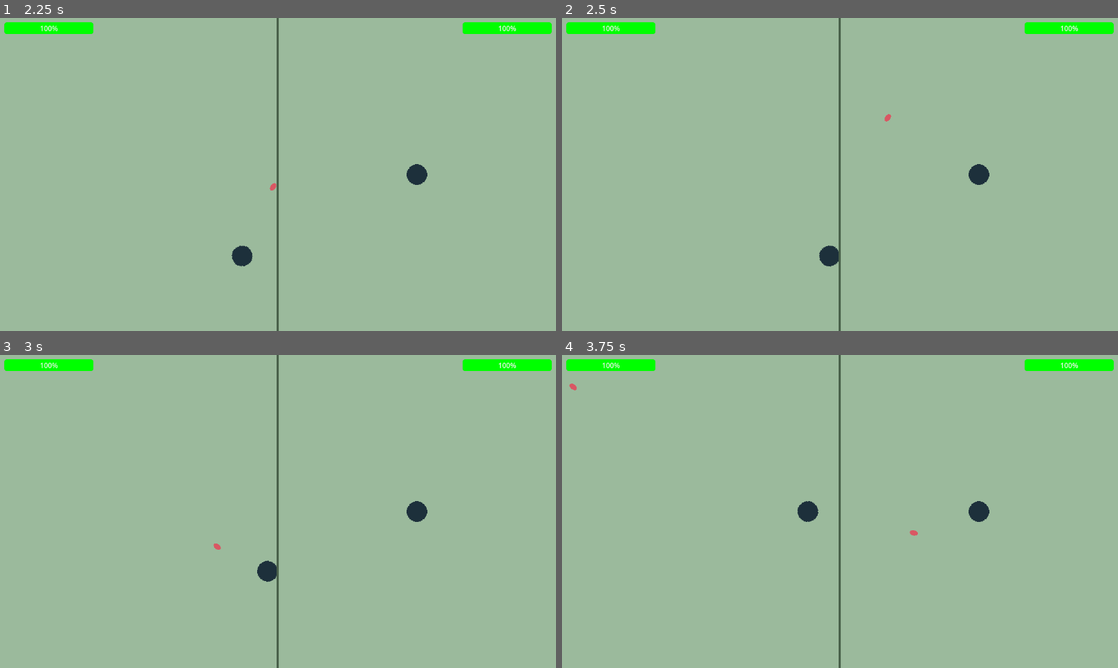
Above: before the commit, frames 1-4 (two rows, left to right).
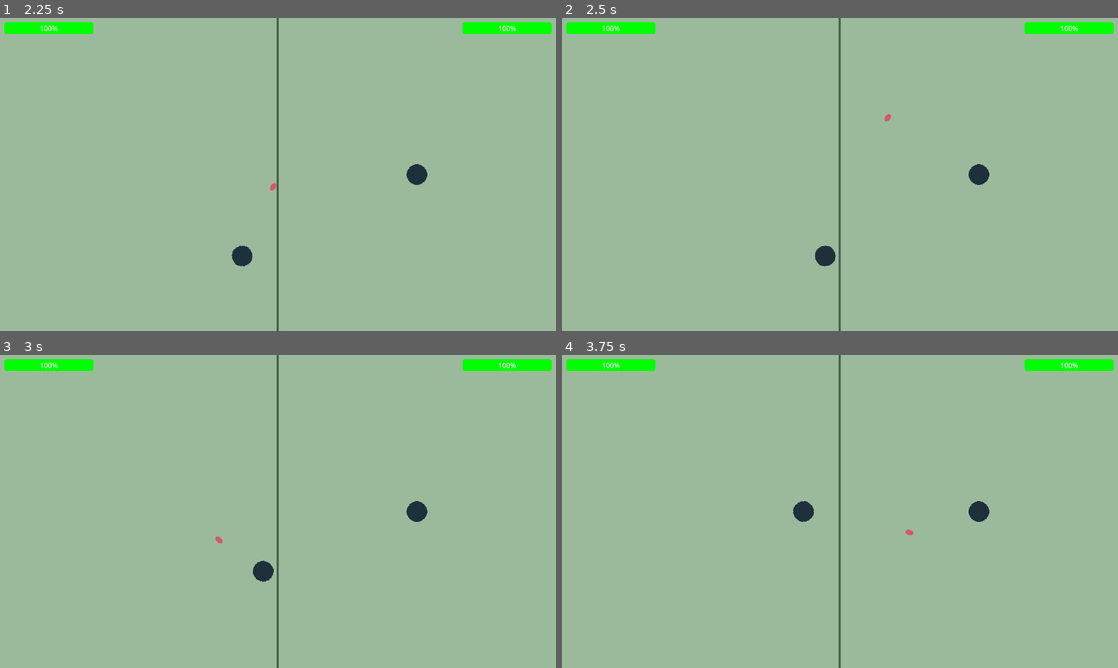
Above: after the commit, the same moments.

Repository: ryan-holdstock-04/online-shooter
Game: Godot game, scene res://scenes/main.tscn
Same seed, same stepped clock (60 frames per second), same inputs: the game is played once before the commit and once after it.
Inputs (mouse positions are in pixels of both pictures, inside the frame that each line leads up to):
- Up to frame 1 (2.25 s): tap Enter at 0.5 s; move the mouse to (400, 158) at 0.52 s; press the mouse at (400, 158) at 0.53 s; hold D (right) 0.53-1.28 s; move the mouse to (166, 190) at 1.27 s; release the mouse at (166, 190) at 1.28 s; hold S (down) 1.28-2.03 s; click (166, 190) at 1.35 s; move the mouse to (333, 105) at 2.02 s; press the mouse at (333, 105) at 2.03 s; hold D (right) from 2.03 s (still down)
- Up to frame 2 (2.5 s): keep holding D (right)
- Up to frame 3 (3 s): move the mouse to (250, 574) at 2.77 s; release D (right) at 2.78 s; release the mouse at (250, 574) at 2.78 s; hold W (up) from 2.78 s (still down); click (250, 574) at 2.85 s
- Up to frame 4 (3.75 s): move the mouse to (1006, 558) at 3.52 s; release W (up) at 3.53 s; press the mouse at (1006, 558) at 3.53 s; hold A (left) from 3.53 s (still down)

Frame 1 is identical in both runs. In frame 2, 0.1% of the frame differs, in the area x 45-50%, y 72-80%; in frame 3, 0.2%; in frame 4, 0.2%, in the area x 1-64%, y 9-58%.

Commit message:
updated mouse

Diff:
--- a/client/scenes/player.tscn
+++ b/client/scenes/player.tscn
@@ -5,6 +5,7 @@
 [ext_resource type="PackedScene" uid="uid://b6v0j85hlyqb8" path="res://scenes/bullet.tscn" id="2_qhqgy"]
 
 [sub_resource type="CircleShape2D" id="CircleShape2D_g2els"]
+radius = 15.0
 
 [node name="player" type="CharacterBody2D" unique_id=1252405544]
 collision_layer = 3
--- a/client/scripts/main.gd
+++ b/client/scripts/main.gd
@@ -76,7 +76,8 @@
 							var clean_string = cords.replace("(", "").replace(")", "")
 							var string_parts = clean_string.split(",")
 							var target_cords = Vector2(float(string_parts[0]), float(string_parts[1]))
-							var mirrored_cords = (center_point * 2.0) - target_cords
+							var mirrored_x = (center_point.x * 2.0) - target_cords.x
+							var mirrored_cords = Vector2(mirrored_x, target_cords.y)
 							$player2.look_at(mirrored_cords)
 							bullet.transform = $player2.bullet_origin.global_transform
 
